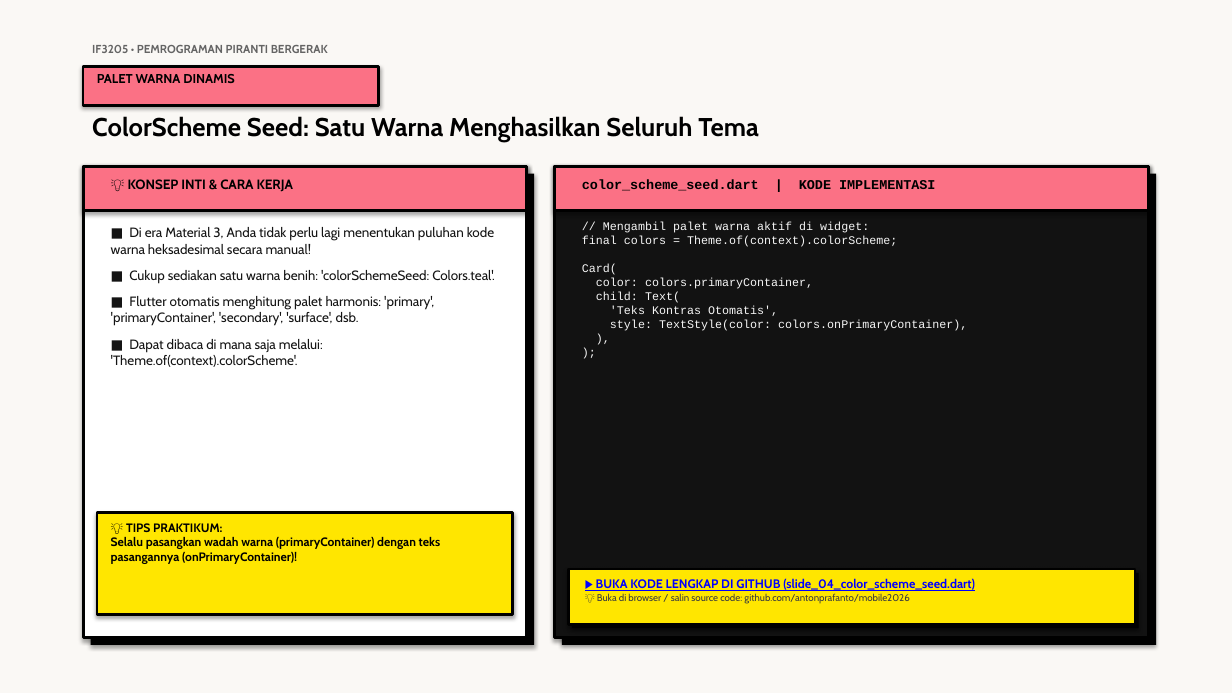
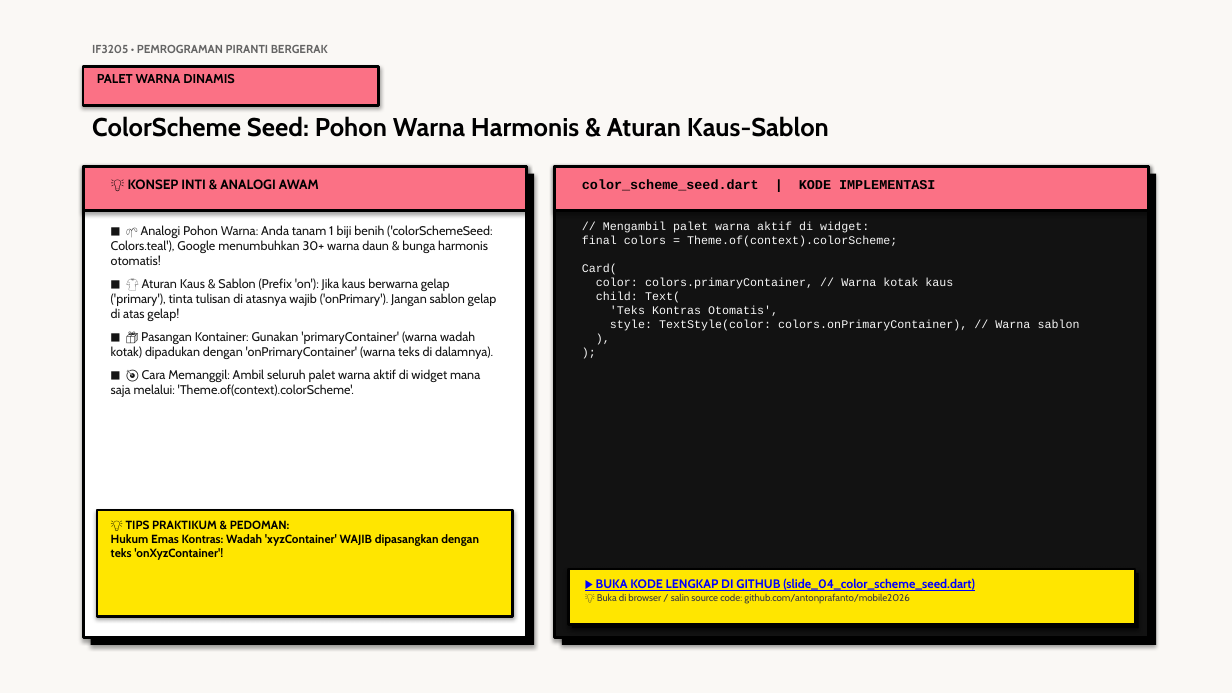
Before and after one commit to antonprafanto/mobile2026, a slide deck: slide 4 of 03_slide_presentasi/PERTEMUAN_05_Material3_dan_Responsive_UI.pptx. Drawn at 1232x693 pixels with LibreOffice and Linux fonts; fonts in the diff are those of the drawing. Boxes give left, top, right and bottom in pixels: in the first picture for what was removed or moved away, otherwise in the second. Text is boxed around its words. In the diff, an @@ line names an element or a change of style, - is before the commit and + after.

Commit message:
feat(p05): perkuat analogi membumi, kartu M3, dan dokumen kerangka kerja courseware

```diff
--- a/03_slide_presentasi/PERTEMUAN_05_Material3_dan_Responsive_UI.pptx
+++ b/03_slide_presentasi/PERTEMUAN_05_Material3_dan_Responsive_UI.pptx
@@ text at (92,116,829,137): text changed @@
-ColorScheme Seed: Satu Warna Menghasilkan Seluruh Tema
+ColorScheme Seed: Pohon Warna Harmonis & Aturan Kaus-Sablon
@@ text at (128,179,319,189): text changed @@
-💡 KONSEP INTI & CARA KERJA
+💡 KONSEP INTI & ANALOGI AWAM
@@ text at (111,225,497,397): text changed; size 10.5 to 9.8 pt @@
-■ Di era Material 3, Anda tidak perlu lagi menentukan puluhan kode warna heksadesimal secara manual!
-■ Cukup sediakan satu warna benih: 'colorSchemeSeed: Colors.teal'.
-■ Flutter otomatis menghitung palet harmonis: 'primary', 'primaryContainer', 'secondary', 'surface', dsb.
-■ Dapat dibaca di mana saja melalui: 'Theme.of(context).colorScheme'.
+■ 🌱 Analogi Pohon Warna: Anda tanam 1 biji benih ('colorSchemeSeed: Colors.teal'), Google menumbuhkan 30+ warna daun & bunga harmonis otomatis!
+■ 👕 Aturan Kaus & Sablon (Prefix 'on'): Jika kaus berwarna gelap ('primary'), tinta tulisan di atasnya wajib ('onPrimary'). Jangan sablon gelap di atas gelap!
+■ 📦 Pasangan Kontainer: Gunakan 'primaryContainer' (warna wadah kotak) dipadukan dengan 'onPrimaryContainer' (warna teks di dalamnya).
+■ 🎯 Cara Memanggil: Ambil seluruh palet warna aktif di widget mana saja melalui: 'Theme.of(context).colorScheme'.
@@ text at (582,222,1080,331): text changed @@
-// Mengambil palet warna aktif di widget:
-final colors = Theme.of(context).colorScheme;
-Card(
-color: colors.primaryContainer,
-child: Text(
-'Teks Kontras Otomatis',
-style: TextStyle(color: colors.onPrimaryContainer),
-),
-);
+// Mengambil palet warna aktif di widget:
+final colors = Theme.of(context).colorScheme;
+Card(
+color: colors.primaryContainer, // Warna kotak kaus
+child: Text(
+'Teks Kontras Otomatis',
+style: TextStyle(color: colors.onPrimaryContainer), // Warna sablon
+),
+);
@@ text at (111,520,479,560): text changed; size 9.5 to 9.2 pt @@
-💡 TIPS PRAKTIKUM:
-Selalu pasangkan wadah warna (primaryContainer) dengan teks pasangannya (onPrimaryContainer)!
+💡 TIPS PRAKTIKUM & PEDOMAN:
+Hukum Emas Kontras: Wadah 'xyzContainer' WAJIB dipasangkan dengan teks 'onXyzContainer'!
```
Also in this commit, not shown: 15 other slides changed, 4 other files.
